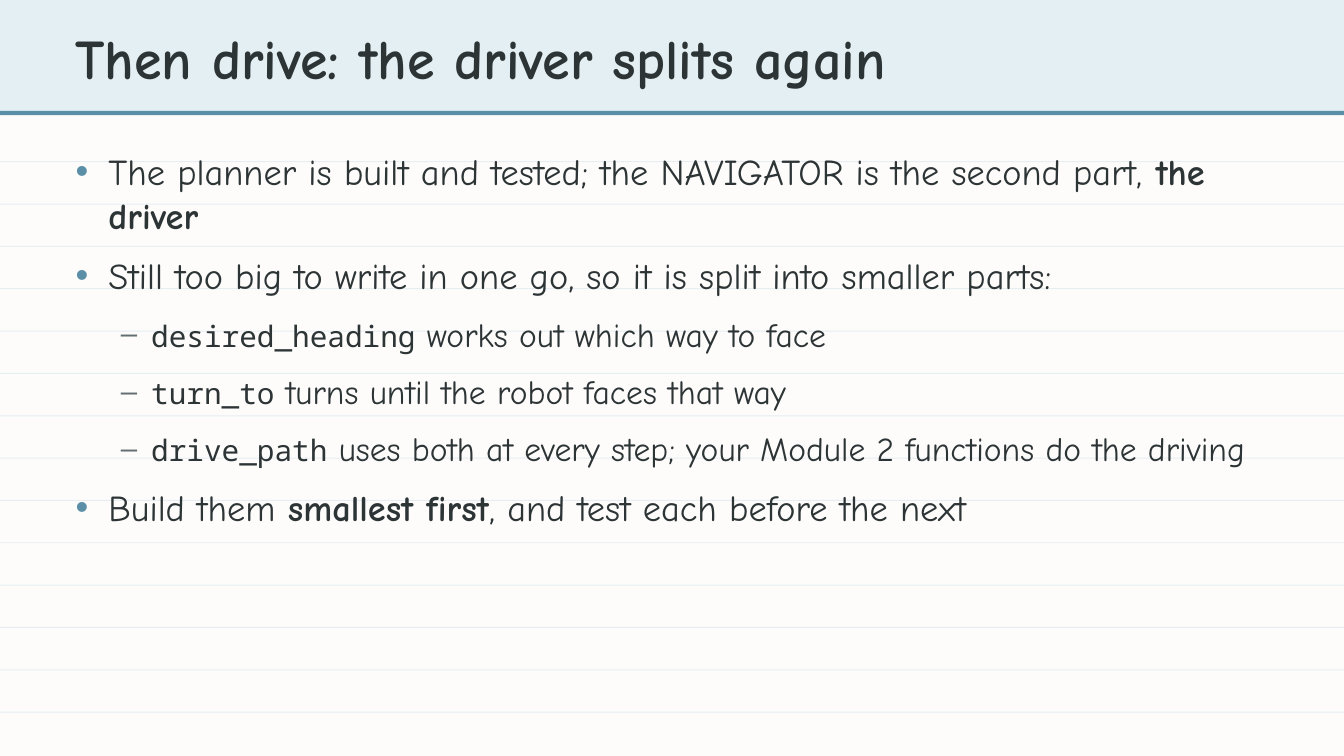
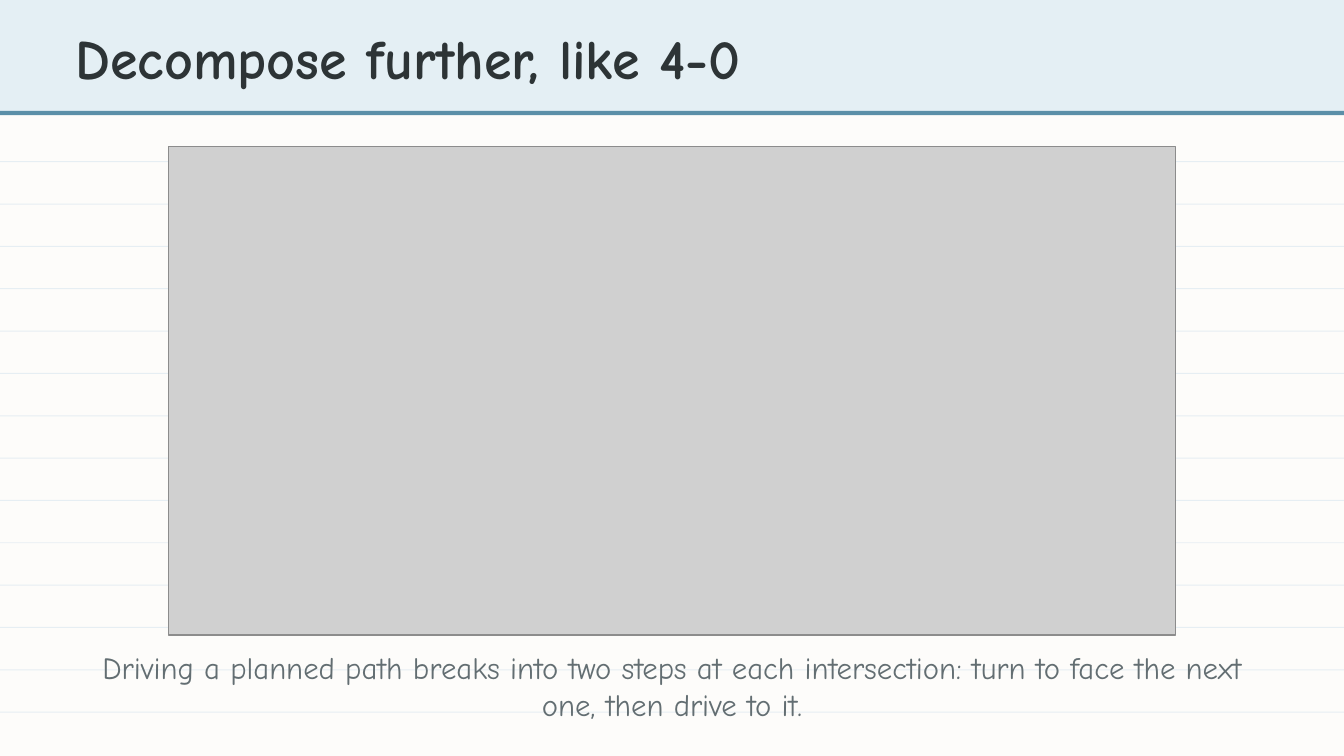
Before and after one commit to bradamiller/LearningPython, a slide deck: slide 2 of static/slides/module-04-manhattan/module-4-lesson-06-the-challenge-of-turning.pptx (slide 13 before the commit). Drawn at 1344x756 pixels with LibreOffice and Linux fonts; fonts in the diff are those of the drawing; grey boxes stand for pictures. Boxes give left, top, right and bottom in pixels: in the first picture for what was removed or moved away, otherwise in the second. Text is boxed around its words. In the diff, an @@ line names an element or a change of style, - is before the commit and + after.

```diff
--- a/static/slides/module-04-manhattan/module-4-lesson-06-the-challenge-of-turning.pptx
+++ b/static/slides/module-04-manhattan/module-4-lesson-06-the-challenge-of-turning.pptx
@@ text at (76,41,741,89): text changed @@
-Then drive: the driver splits again
+Decompose further, like 4-0
@@ picture added at (168,146,1176,635) @@
@@ text removed at (108,160,1245,525) @@
-• The planner is built and tested; the NAVIGATOR is the second part, the driver
-• Still too big to write in one go, so it is split into smaller parts:
-– desired_heading works out which way to face
-– turn_to turns until the robot faces that way
-– drive_path uses both at every step; your Module 2 functions do the driving
-• Build them smallest first, and test each before the next
@@ text added at (102,658,1242,719), 22 pt, text #636E72 @@
+Driving a planned path breaks into two steps at each intersection: turn to face the next one, then drive to it.
```
Also in this commit, not shown: 1 other slide changed, 1 slide removed, 5 other files.
